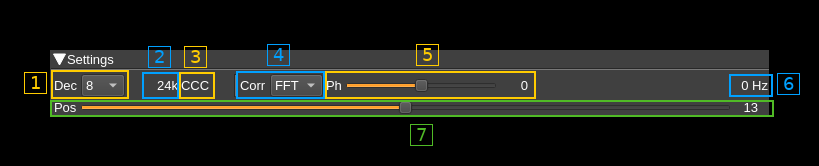
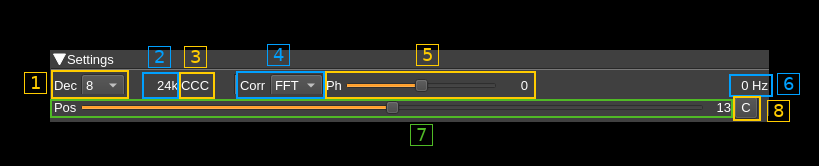
Before/after of a 819 × 166 layered artwork. What changed in the layer stack:
added layer "8" above "Overlay_08" over [767, 100, 790, 122]
added layer "Overlay_08" above "7" over [733, 96, 761, 121]
painted on "Overlay_07" over [50, 99, 774, 118]
added layer "Pasted Layer #1" above "Pasted Layer" over [50, 94, 768, 122]
